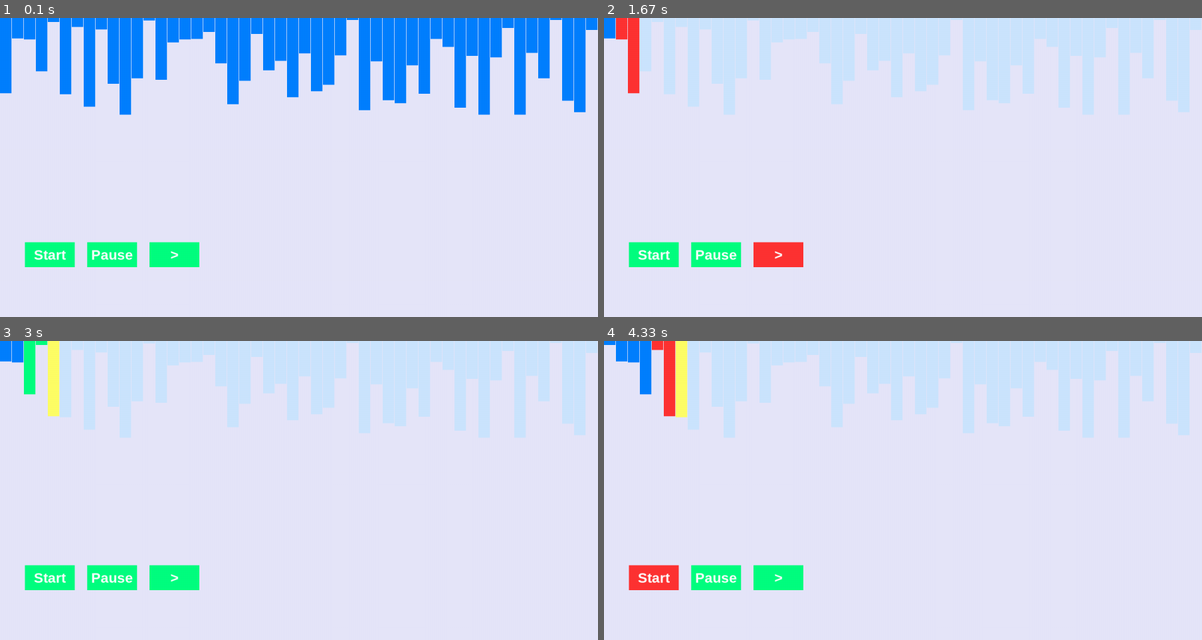
Above: before the commit, frames 1-4 (two rows, left to right).
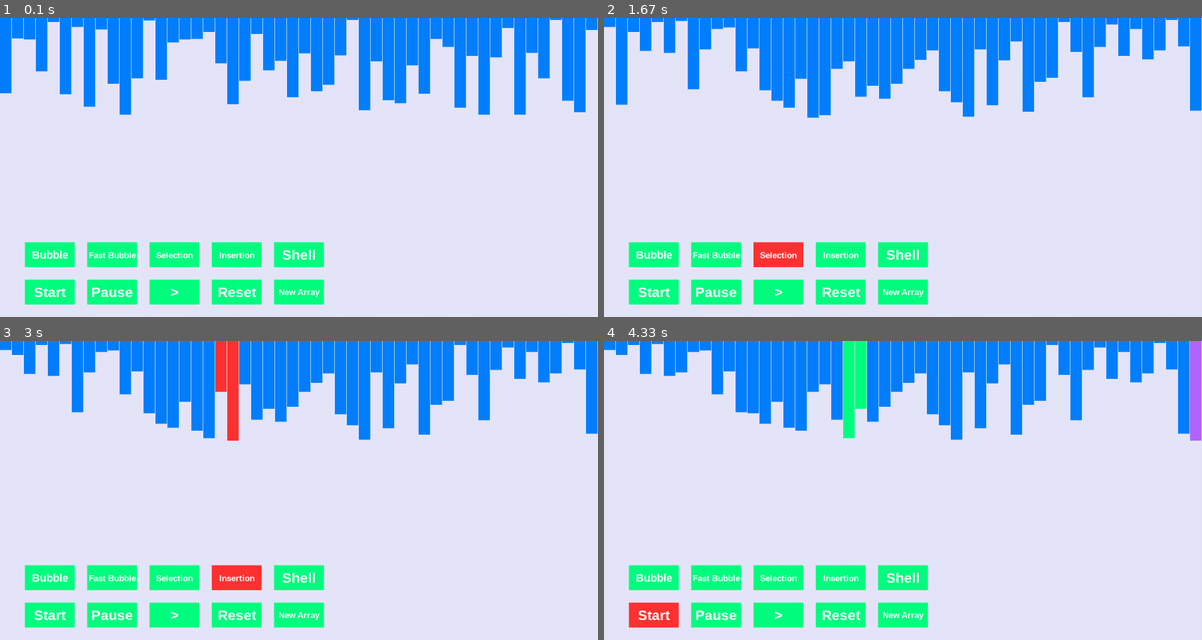
Above: after the commit, the same moments.

Repository: ColeB2/PygameSortingVis
Game: pygame game, started from main.py
The game is run twice, just before and just after one commit, with the same random seed, the same clock (stepped at 60 frames per second) and the same inputs.
Inputs (mouse positions are in pixels of both pictures, inside the frame that each line leads up to):
- Up to frame 1 (0.1 s): no input
- Up to frame 2 (1.67 s): click (843, 293) at 0.38 s, where only the run after the commit has a clickable "Reset"; click "Start" at 0.77 s; click (903, 293) at 1.05 s, where only the run after the commit has a clickable "New Array"; click (777, 254) at 1.38 s, where only the run after the commit has a clickable "Selection"
- Up to frame 3 (3 s): click (113, 577) at 1.83 s, where only the run after the commit has a clickable "Fast Bubble"; click "Start" at 2.28 s; click (47, 577) at 2.62 s, where only the run after the commit has a clickable "Bubble"; click (239, 577) at 2.95 s, where only the run after the commit has a clickable "Insertion"
- Up to frame 4 (4.33 s): click (1058, 463) at 3.28 s; click "Start" at 4.12 s

The runs differ from the first frame. In frame 1, 5.4% of the frame differs, in the area x 4-55%, y 74-96%; in frame 2, 27%; in frame 3, 27%; in frame 4, 28%, in the area x 0-100%, y 0-96%.

Commit message:
added basic outline for buttons for algo implemented.

Diff:
--- a/visualizer/menuUI.py
+++ b/visualizer/menuUI.py
@@ -1,6 +1,7 @@
 import pygame
 from buttons import Button
 from pyVariables import *
+from math import ceil
 
 
 
@@ -11,26 +12,131 @@
 
 
     def create_start_button(self, func):
-        self.start_button = Button(x=STARTBTN_X, y=BTN_Y, width=100, height=50,
+        self.start_button = Button(x=STARTBTN_X, y=BTN_Y2, width=100, height=50,
             font_size=25, color=STARTBTNCOL1, color2=STARTBTNCOL2, text='Start',
             display=self.screen, function=func)
         self.start_button.create_button()
 
+
     def create_pause_button(self, func):
-        self.pause_button = Button(x=PAUSEBTN_X, y=BTN_Y, width=100, height=50,
+        self.pause_button = Button(x=PAUSEBTN_X, y=BTN_Y2, width=100, height=50,
             font_size=25, color=PAUSEBTNCOL1, color2=PAUSEBTNCOL2, text='Pause',
             display=self.screen, function=func)
         self.pause_button.create_button()
 
+
     def create_next_button(self, func):
-        self.next_button = Button(x=NEXTBTN_X, y=BTN_Y, width=100, height=50,
+        self.next_button = Button(x=NEXTBTN_X, y=BTN_Y2, width=100, height=50,
             font_size=25, color=PAUSEBTNCOL1, color2=PAUSEBTNCOL2, text='>',
             display=self.screen, function=func)
         self.next_button.create_button()
 
 
-class LineHandler:
+    def create_reset_button(self, func):
+        self.reset_button = Button(x=NEXTBTN_X+125, y=BTN_Y2, width=100, height=50,
+            font_size=25, color=PAUSEBTNCOL1, color2=PAUSEBTNCOL2, text='Reset',
+            display=self.screen, function=func)
+        self.reset_button.create_button()
+
+
+    def create_new_array_button(self,func):
+        self.new_array_button = Button(x=NEXTBTN_X+250, y=BTN_Y2, width=100, height=50,
+            font_size=25, color=PAUSEBTNCOL1, color2=PAUSEBTNCOL2, text='New Array',
+            display=self.screen, function=func)
+        self.new_array_button.create_button()
+
+
+    def create_bubble_sort_button(self, func):
+        self.bubble_sort_button = Button(x=50, y=BTN_Y, width=100, height=50,
+            font_size=25, color=PAUSEBTNCOL1, color2=PAUSEBTNCOL2, text='Bubble',
+            display=self.screen, function=func)
+        self.bubble_sort_button.create_button()
+
+
+    def create_fast_bubble_sort_button(self, func):
+        self.fast_bubble_sort_button = Button(x=175, y=BTN_Y, width=100, height=50,
+            font_size=25, color=PAUSEBTNCOL1, color2=PAUSEBTNCOL2, text='Fast Bubble',
+            display=self.screen, function=func)
+        self.fast_bubble_sort_button.create_button()
+
+
+    def create_selection_sort_button(self, func):
+        self.selection_sort_button = Button(x=300, y=BTN_Y, width=100, height=50,
+            font_size=25, color=PAUSEBTNCOL1, color2=PAUSEBTNCOL2, text='Selection',
+            display=self.screen, function=func)
+        self.selection_sort_button.create_button()
+
+
+    def create_insertion_sort_button(self, func):
+        self.insertion_sort_button = Button(x=425, y=BTN_Y, width=100, height=50,
+            font_size=25, color=PAUSEBTNCOL1, color2=PAUSEBTNCOL2, text='Insertion',
+            display=self.screen, function=func)
+        self.insertion_sort_button.create_button()
+
+
+    def create_shell_sort_button(self, func):
+        self.shell_sort_button = Button(x=550, y=BTN_Y, width=100, height=50,
+            font_size=25, color=PAUSEBTNCOL1, color2=PAUSEBTNCOL2, text='Shell',
+            display=self.screen, function=func)
+        self.shell_sort_button.create_button()
+
+
+class LineUI:
+    """Handles the drawing of the lines"""
     def __init__(self, screen, num_lines, line_array):
         self.screen = screen
         self.num_lines = num_lines
         self.line_array = line_array
+
+
+    def draw_lines(self, line_info):
+        """
+        Draws the all the lines, as well as colors the lines given their own
+        special colors
+
+        line1, line2 - Highlight lines - colored w LINE_HIGHLIGHT color.
+        line3, line4 - Swapping lines - colored w LINE_SWAP color.
+        """
+        for line in range(self.num_lines):
+            color = LINE_COLOR
+
+            if len(line_info) == 5:
+                if line_info[4][0] == 'insert':
+                    if line == line_info[4][1]:
+                        color = INSERTION_LINE
+                    elif line <= line_info[4][1]:
+                        color = LINE_COLOR
+                    else:
+                        color = FADED_BLUE
+                if line_info[4][0] == 'bubble':
+                    if line >= line_info[4][1]:
+                        color = SUB_ARRAY_COLOR
+
+                if line_info[4][0] == 'shell':
+                    gap = line_info[4][1]
+                    i = line_info[4][2]
+                    try:
+                        j = line_info[4][3]
+                    except:
+                        j = None
+                    if line == j:
+                        color = INSERTION_LINE
+                    elif line == i:
+                        color = LINE_COLOR
+                    elif line % gap == i % gap:
+                        color = LINE_COLOR
+
+                    else:
+                        color = FADED_BLUE
+
+
+
+            if line == line_info[0]  or line == line_info[1]:
+                color = LINE_HIGHLIGHT
+            if line == line_info[2] or line == line_info[3]:
+                color = LINE_SWAP
+
+            line_width = ceil(DIS_X/self.num_lines)
+            line_rect = [line * line_width, 0,
+                        line_width-1, self.line_array[line]]
+            pygame.draw.rect(self.screen, color, line_rect)
--- a/visualizer/pyVariables.py
+++ b/visualizer/pyVariables.py
@@ -39,6 +39,7 @@
 PAUSEBTN_X = 175
 NEXTBTN_X = 300
 BTN_Y = DIS_Y-150
+BTN_Y2 = BTN_Y + 75
 BTNCOL1 = LIGHT_GREEN
 BTNCOL2 = LIGHT_RED
 STARTBTNCOL1 = BTNCOL1
--- a/visualizer/visualizer.py
+++ b/visualizer/visualizer.py
@@ -3,7 +3,8 @@
 from math import ceil
 from pyVariables import *
 from buttons import Button
-from menuUI import MenuUI
+from menuUI import MenuUI, LineUI
+import copy
 
 """Import set up to be able to run from visalizer.py/main.py for dev purposes"""
 if __name__ == '__main__':
@@ -43,13 +44,16 @@
         self.num_lines = 50
         self.speed = 0
         self.line_array = []
+        self.line_array_c = []
         self.generate_list()
-        self.current_algorithm = insertion_sort
+        self.current_algorithm = 'Bubble'
         self.run = True
         self.run_algo = False
         self.generator = None
         self.gen_last = None
-        self.MenuUI = MenuUI(screen = screen)
+        self.MenuUI = MenuUI(screen=screen)
+        self.LineUI = LineUI(screen=screen, num_lines=self.num_lines, line_array=self.line_array)
+        self.array_change = False
 
 
 
@@ -59,13 +63,27 @@
                 if event.type == pygame.QUIT:
                     self.run = False
 
-
+                if self.array_change:
+                    self.array_change = False
+                    self.draw(line_info=(None,None,None,None))
                 if self.run_algo == True:
-                    self.sort_handler(algo=self.current_algorithm)
+                    self.sort_handler(algo=self.get_sorting_algorithm())
                 if self.gen_last:
                     self.draw(self.gen_last)
                 else:
                     self.draw(line_info=(None,None,None,None))
+
+    def get_sorting_algorithm(self):
+        if self.current_algorithm == 'Bubble':
+            return bubble_sort
+        elif self.current_algorithm == 'Fast Bubble':
+            return fast_bubble_sort
+        elif self.current_algorithm == 'Selection':
+            return selection_sort
+        elif self.current_algorithm == 'Insertion':
+            return insertion_sort
+        elif self.current_algorithm == 'Shell':
+            return shell_sort
 
 
     def sort_handler(self, algo):
@@ -90,11 +108,15 @@
     def generate_list(self):
         if self.num_lines != 0:
             self.line_array = []
+            self.line_array_c = []
 
         for i in range(self.num_lines):
             line = randint(1, 200)
             self.line_array.append(line)
-
+        self.line_array_c = copy.copy(self.line_array)
+
+
+    """UI Button Functions"""
     def pause_button_function(self):
         if self.run_algo == True:
             self.run_algo = False
@@ -111,64 +133,45 @@
         line_info = next(self.generator)
         self.gen_last = (line_info)
 
+    def _reset(self):
+        self.run_algo = False
+        self.array_change = True
+        self.generator = None
+        self.gen_last = None
+
+    def reset_button_function(self):
+        self._reset()
+        self.line_array = copy.copy(self.line_array_c)
+        self.LineUI.line_array = self.line_array
+
+    def new_array_function(self):
+        self._reset()
+        self.generate_list()
+        self.LineUI.line_array = self.line_array
+
+    def bubble_sort_button_function(self):
+        self.current_algorithm = 'Bubble'
+    def fast_bubble_sort_button_function(self):
+        self.current_algorithm = 'Fast Bubble'
+    def selection_sort_button_function(self):
+        self.current_algorithm = 'Selection'
+    def insertion_sort_button_function(self):
+        self.current_algorithm = 'Insertion'
+    def shell_sort_button_function(self):
+        self.current_algorithm = 'Shell'
+
 
     def draw_menu(self):
         self.MenuUI.create_start_button(self.start_button_function)
         self.MenuUI.create_pause_button(self.pause_button_function)
         self.MenuUI.create_next_button(self.next_button_function)
-
-
-
-    def draw_lines(self, line_info):
-        """
-        Draws the all the lines, as well as colors the lines given their own
-        special colors
-
-        line1, line2 - Highlight lines - colored w LINE_HIGHLIGHT color.
-        line3, line4 - Swapping lines - colored w LINE_SWAP color.
-        """
-        for line in range(self.num_lines):
-            color = LINE_COLOR
-
-            if len(line_info) == 5:
-                if line_info[4][0] == 'insert':
-                    if line == line_info[4][1]:
-                        color = INSERTION_LINE
-                    elif line <= line_info[4][1]:
-                        color = LINE_COLOR
-                    else:
-                        color = FADED_BLUE
-                if line_info[4][0] == 'bubble':
-                    if line >= line_info[4][1]:
-                        color = SUB_ARRAY_COLOR
-
-                if line_info[4][0] == 'shell':
-                    gap = line_info[4][1]
-                    i = line_info[4][2]
-                    try:
-                        j = line_info[4][3]
-                    except:
-                        j = None
-                    if line == j:
-                        color = INSERTION_LINE
-                    elif line == i:
-                        color = LINE_COLOR
-                    elif line % gap == i % gap:
-                        color = LINE_COLOR
-                    else:
-                        color = FADED_BLUE
-
-
-
-            if line == line_info[0]  or line == line_info[1]:
-                color = LINE_HIGHLIGHT
-            if line == line_info[2] or line == line_info[3]:
-                color = LINE_SWAP
-
-            line_width = ceil(DIS_X/self.num_lines)
-            line_rect = [line * line_width, 0,
-                        line_width-1, self.line_array[line]]
-            pygame.draw.rect(screen, color, line_rect)
+        self.MenuUI.create_reset_button(self.reset_button_function)
+        self.MenuUI.create_new_array_button(self.new_array_function)
+        self.MenuUI.create_bubble_sort_button(self.bubble_sort_button_function)
+        self.MenuUI.create_fast_bubble_sort_button(self.fast_bubble_sort_button_function)
+        self.MenuUI.create_selection_sort_button(self.selection_sort_button_function)
+        self.MenuUI.create_insertion_sort_button(self.insertion_sort_button_function)
+        self.MenuUI.create_shell_sort_button(self.shell_sort_button_function)
 
 
 
@@ -177,7 +180,7 @@
         pygame.display.update() method to avoid update multiple times in
         multiple places."""
         screen.fill(WHITE2)
-        self.draw_lines(line_info)
+        self.LineUI.draw_lines(line_info)
         self.draw_menu()
         pygame.display.update()
 
@@ -191,7 +194,7 @@
 
         if self.run_algo:
             self.draw(line_info)
-            pygame.time.wait(100)
+            pygame.time.wait(10)
 
 
 if __name__ == '__main__':
